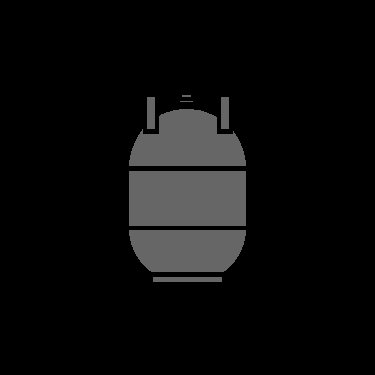
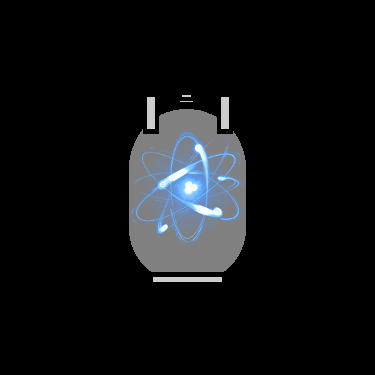
Two versions of the same layered image (375x375). Layer-by-layer changes:
renamed "tmp" to "template", moved it above "fuel-depot.png", painted on it over [129, 95, 246, 282]
removed layer "Background" over [129, 95, 246, 282]
renamed "fuel-depot.svg" to "fuel-depot.png", painted on it over [129, 95, 246, 282]
